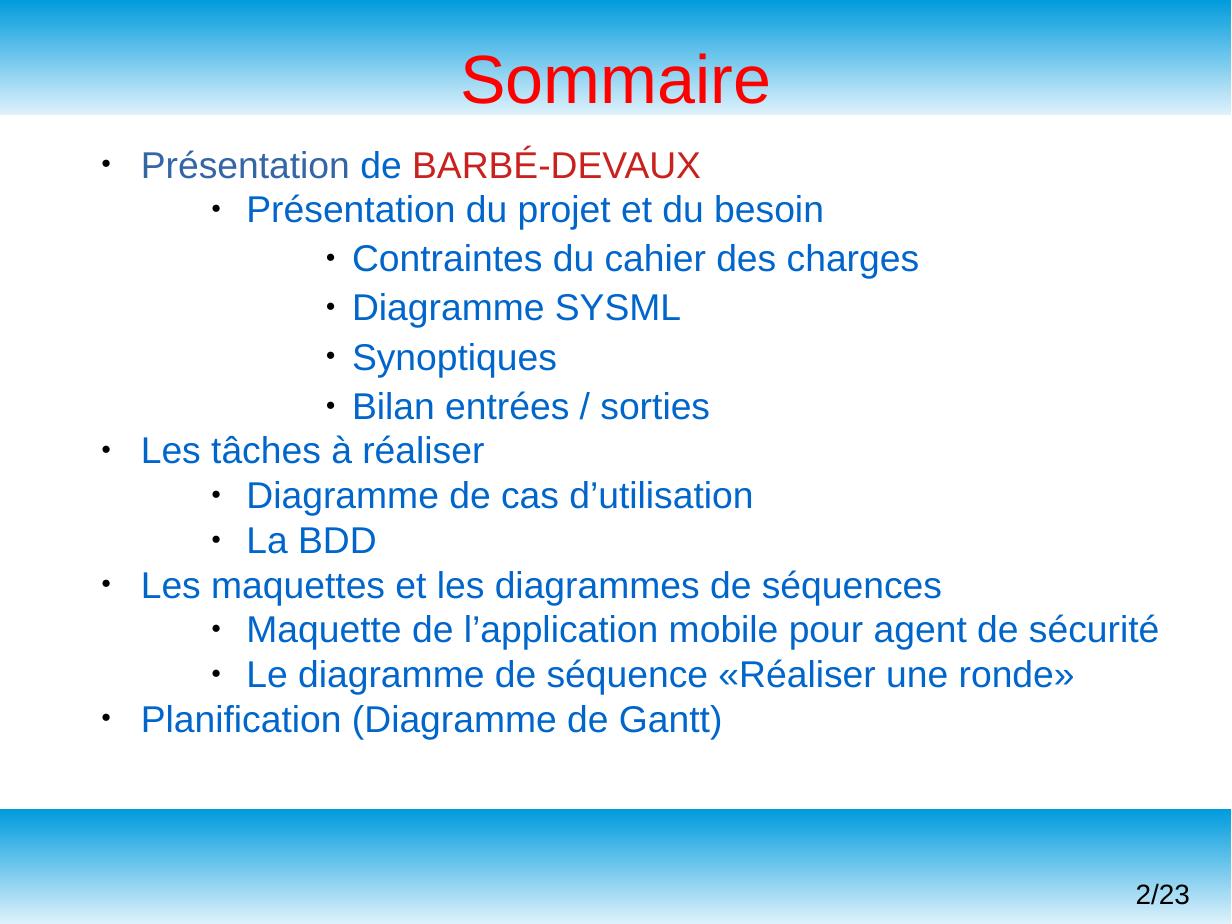
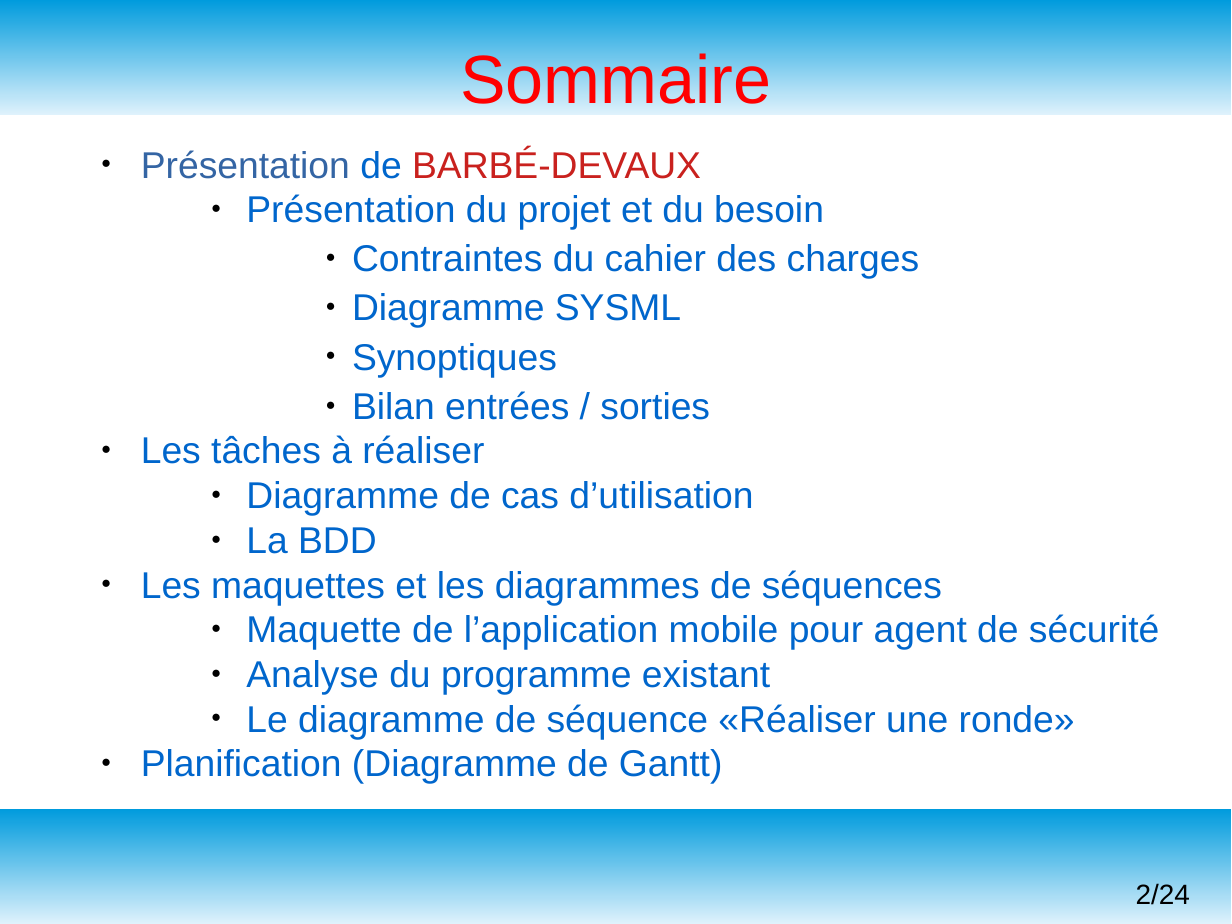
Before and after one commit to msoulard/ControleurDeRondes, a slide deck: slide 2 of Diapo Revue 1.odp. Drawn at 1232x924 pixels with LibreOffice and Linux fonts; fonts in the diff are those of the drawing. Boxes give left, top, right and bottom in pixels: in the first picture for what was removed or moved away, otherwise in the second. Text is boxed around its words. In the diff, an @@ line names an element or a change of style, - is before the commit and + after.

```diff
--- a/Diapo Revue 1.odp
+++ b/Diapo Revue 1.odp
@@ text at [246, 660, 770, 695]: paragraph added @@
+    ● Analyse du programme existant
@@ page number at [1136, 883, 1190, 905]: text changed @@
-2/23
+2/24
```
Also in this commit, not shown: 1 other slide changed, 2 slides added, 1 slide removed, 1 other file.
